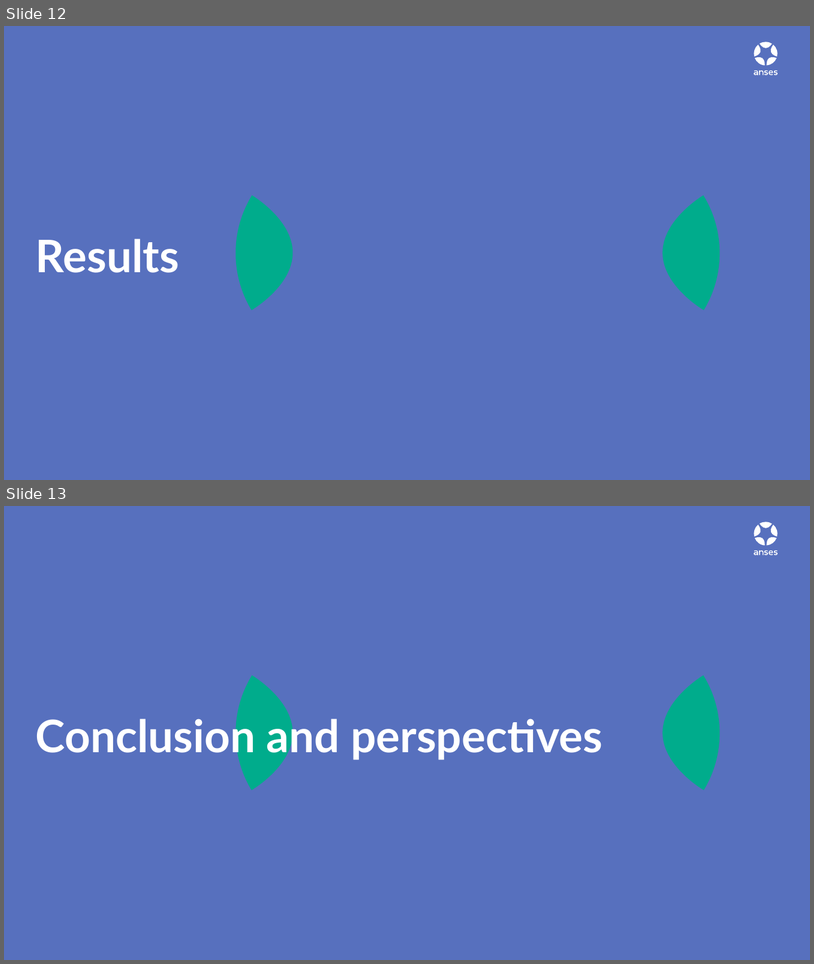
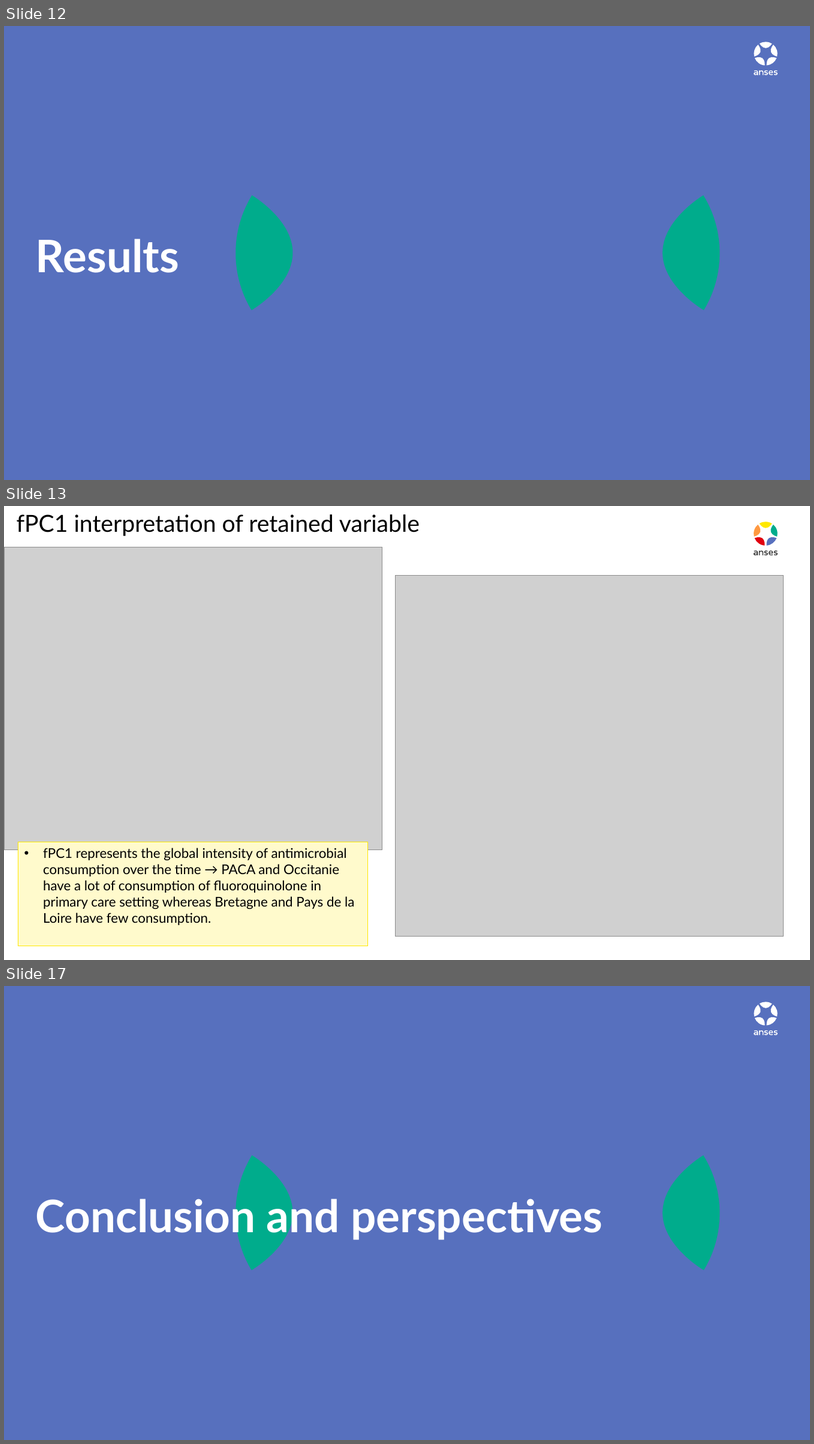
Before and after one commit to GMarTT/Agrostat-Dijon, a slide deck: diaporama/diapo_agrostat_v1.pptx. Shown one above the other, each under a label of ours: slides 12 and 13 before the commit, slides 12, 13 and 17 after it; the slides between them are not shown. The pictures are 814x964 and 814x1444 pixels, drawn with LibreOffice and Linux fonts; fonts in the diff are those of the drawing; grey boxes stand for pictures. Boxes give left, top, right and bottom in pixels: in the first picture for what was removed or moved away, otherwise in the second. Text is boxed around its words. In the diff, an @@ line names an element or a change of style, - is before the commit and + after.

```diff
--- a/diaporama/diapo_agrostat_v1.pptx
+++ b/diaporama/diapo_agrostat_v1.pptx
@@ slide 13 added at box(4, 506, 810, 960), background #FFFFFF @@
@@ text added at box(17, 514, 420, 536), 28 pt, text #000000 @@
+fPC1 interpretation of retained variable
@@ group added at box(754, 522, 779, 556): 10 freeform shapes @@
@@ picture added at box(4, 547, 383, 850) @@
@@ picture added at box(396, 576, 785, 936) @@
@@ rectangle added at box(18, 842, 368, 946), fill #FFFACC, outline #FFE800 0.75 pt, 16 pt, text #000000 @@
+• fPC1 represents the global intensity of antimicrobial consumption over the time → PACA and Occitanie have a lot of consumption of fluoroquinolone in primary care setting whereas Bretagne and Pays de la Loire have few consumption.
@@ what was slide 13 is now slide 17 @@
```
Also in this commit, not shown: 3 slides changed, 5 other slides added, 5 other files.
